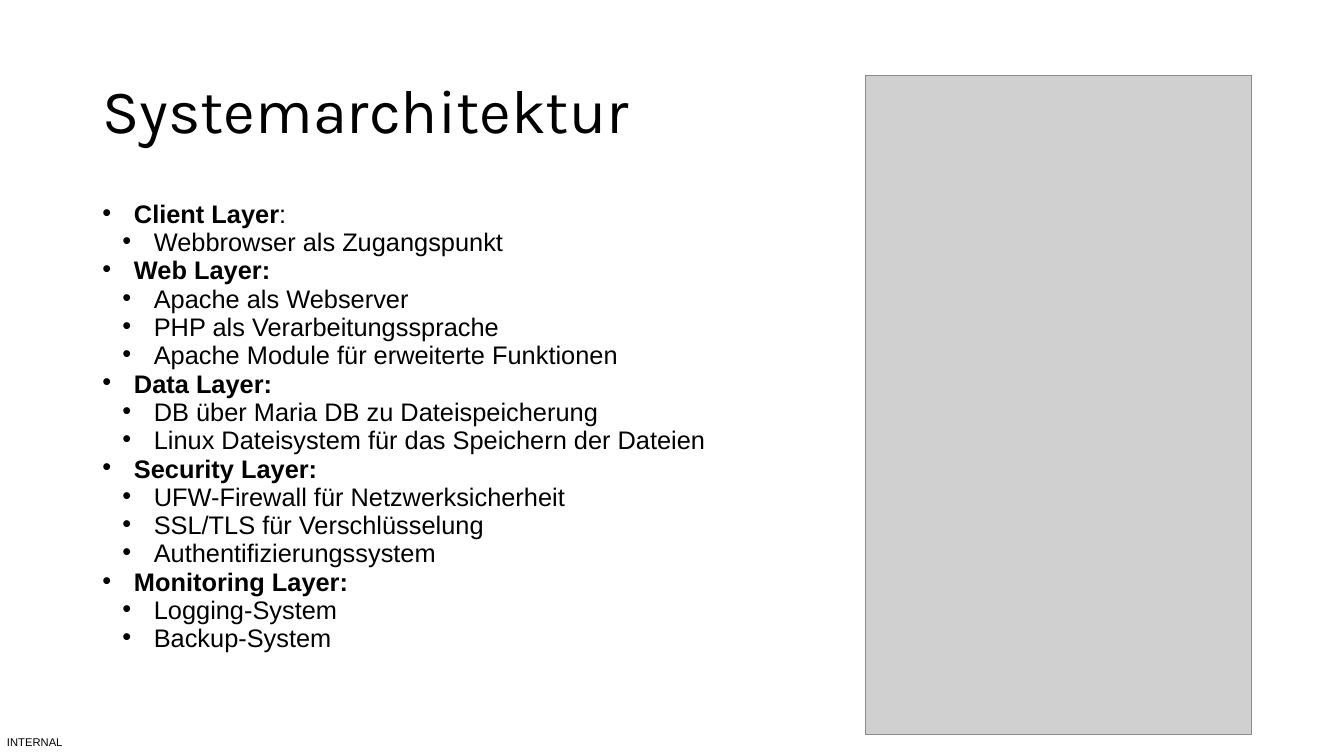
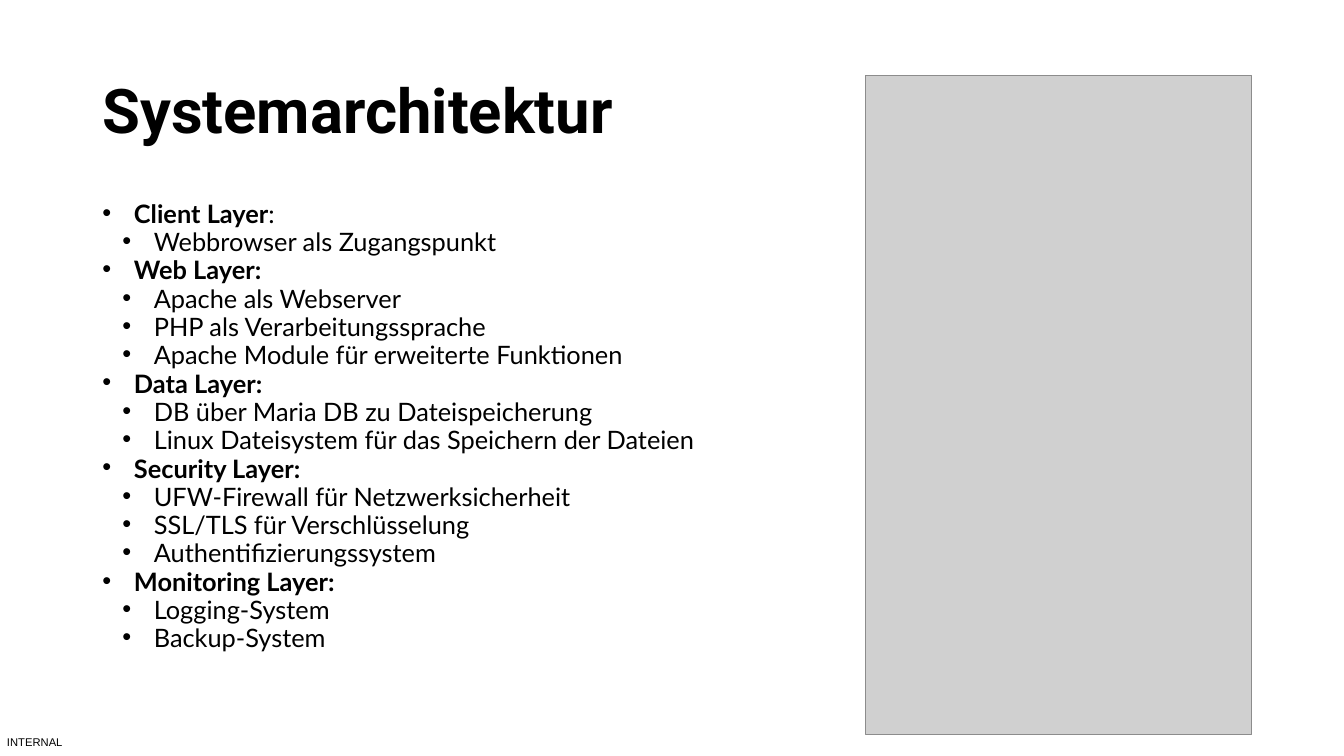
Before and after one commit to BBS2EMDBSEF/Gruppe-C, a slide deck: slide 7 of Dokumentation/Lernfeld 12 Projekt.pptx. Drawn at 1344x756 pixels with LibreOffice and Linux fonts; fonts in the diff are those of the drawing; grey boxes stand for pictures. Boxes give left, top, right and bottom in pixels: in the first picture for what was removed or moved away, otherwise in the second. Text is boxed around its words. In the diff, an @@ line names an element or a change of style, - is before the commit and + after.

Commit message:
Font

```diff
--- a/Dokumentation/Lernfeld 12 Projekt.pptx
+++ b/Dokumentation/Lernfeld 12 Projekt.pptx
@@ title "Systemarchitektur" at bbox=[102, 86, 612, 146]: font Karla to Roboto, bold on @@
@@ text "Client Layer:" at bbox=[134, 204, 695, 652]: font Arial to Lato @@
```
Also in this commit, not shown: 13 other slides changed.
